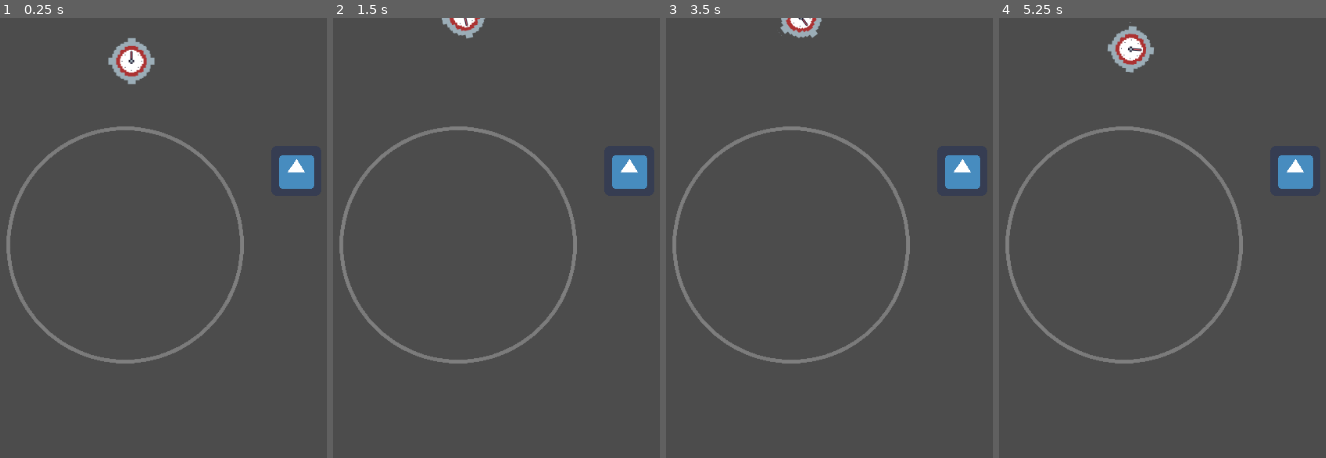
Above: before the commit, frames 1-4 (left to right).
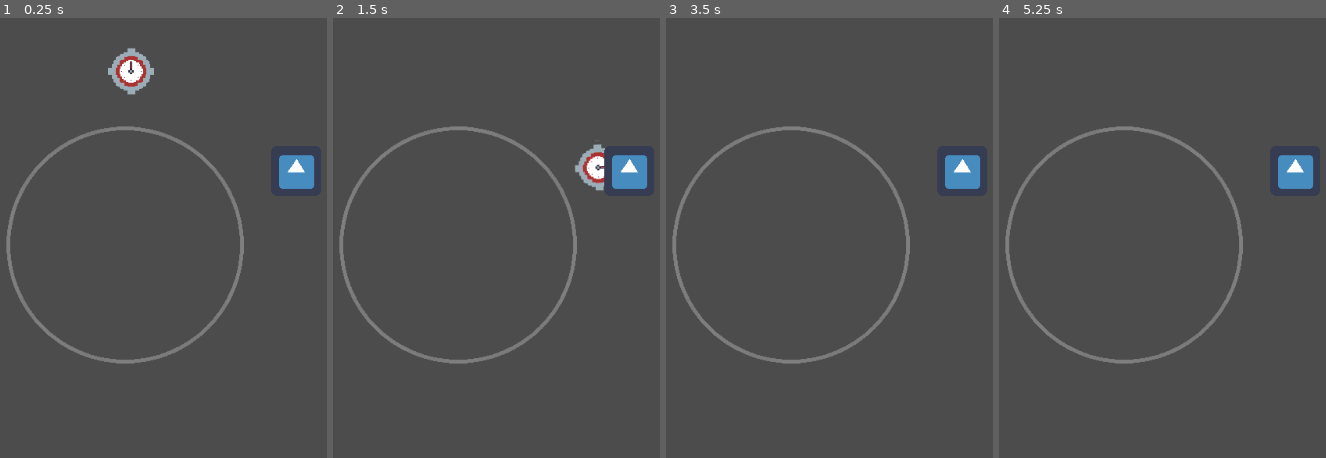
Above: after the commit, the same moments.

Repository: reginapramesti/ldjam51
Game: Godot game, scene res://Sprite.tscn
Two runs of this game, one before a commit and one after it. Both use one fixed random seed, a clock stepped at 60 frames per second and the inputs below. The engine's default icon, where the game draws it, is replaced by a stand-in: a white triangle on a blue panel in a dark square.
Inputs:
- Up to frame 1 (0.25 s): no input
- Up to frame 2 (1.5 s): hold Up (ui_up) 0.53-1.28 s; hold Right (ui_right) from 0.53 s (still down); tap Up (ui_up) at 1.35 s
- Up to frame 3 (3.5 s): tap Up (ui_up) at 1.52, 1.82, 2.85, 3.02, 3.32 s; release Right (ui_right) at 2.03 s; hold Left (ui_left) 2.03-2.78 s; hold Up (ui_up) 2.03-2.78 s; hold Right (ui_right) from 2.78 s (still down)
- Up to frame 4 (5.25 s): hold Up (ui_up) 3.53-4.28 s; release Right (ui_right) at 4.28 s; hold Left (ui_left) 4.28-5.03 s; tap Up (ui_up) at 4.35, 4.52, 4.82 s; hold Right (ui_right) from 5.03 s (still down); hold Up (ui_up) from 5.03 s (still down)

The runs differ from the first frame. In frame 1, 1.2% of the frame differs, in the area x 33-48%, y 4-18%; in frame 2, 1.1%; in frame 3, 0.5%; in frame 4, 1.0%.

Commit message:
Tweak right left movement for mid air

Diff:
--- a/RigidBody2D.gd
+++ b/RigidBody2D.gd
@@ -1,23 +1,32 @@
 extends RigidBody2D
 
 var thrust = Vector2(0, -250)
-var torque = 10000
+var torque = 8000
 var jump = 0.5
+var side_force = 10
 onready var anim = $AnimationPlayer
 
 onready var gravity = get_parent().get_node("Gravity")
 var velocity = Vector2()
 
 func _integrate_forces(state):
-	var rotation_dir = 0
+
+	var up = -1 * (gravity.transform.origin - self.transform.origin)
+
 	if Input.is_action_pressed("ui_right"):
-		rotation_dir += 1
+		apply_central_impulse(up.tangent().normalized() * -side_force)
 	if Input.is_action_pressed("ui_left"):
-		rotation_dir -= 1
-	applied_torque = rotation_dir * torque
+		apply_central_impulse(up.tangent().normalized() * side_force)
+
+#	var rotation_dir = 0
+#	if Input.is_action_pressed("ui_right"):
+#		rotation_dir += 1
+#	if Input.is_action_pressed("ui_left"):
+#		rotation_dir -= 1
+#	applied_torque = rotation_dir * torque
 
 	anim.play("clock_ticking")
 
 	if Input.is_action_pressed("ui_up"):
 		if (gravity.transform.origin.distance_to(self.transform.origin) < 190):
-			apply_central_impulse(-jump*(gravity.transform.origin - self.transform.origin))
+			apply_central_impulse(jump * up)
--- a/Sprite.tscn
+++ b/Sprite.tscn
@@ -159,7 +159,7 @@
 space_override = 1
 gravity_point = true
 gravity_vec = Vector2( 0, 0 )
-gravity = 474.79
+gravity = 1000.0
 script = SubResource( 38 )
 
 [node name="CollisionShape2D" type="CollisionShape2D" parent="Gravity"]
